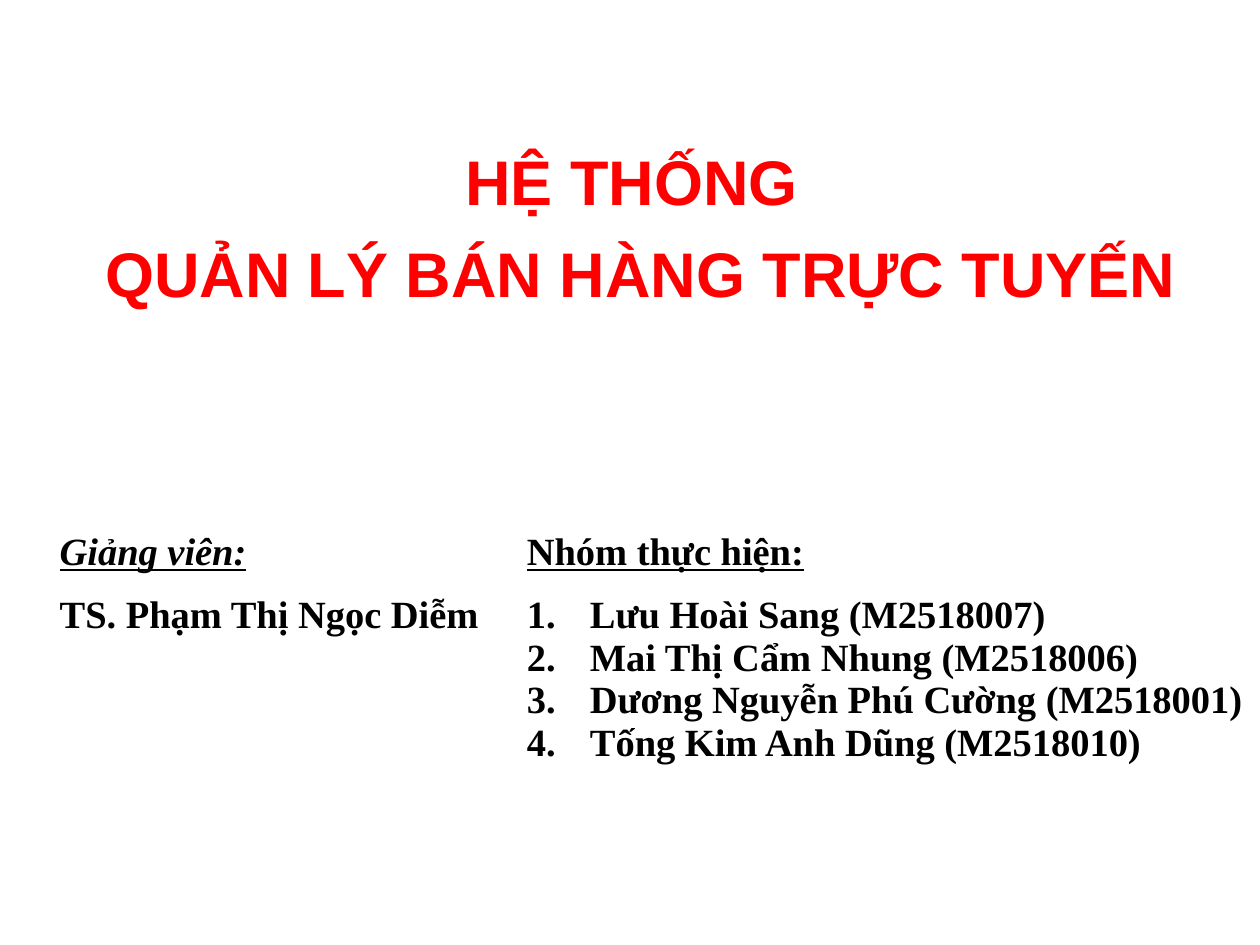
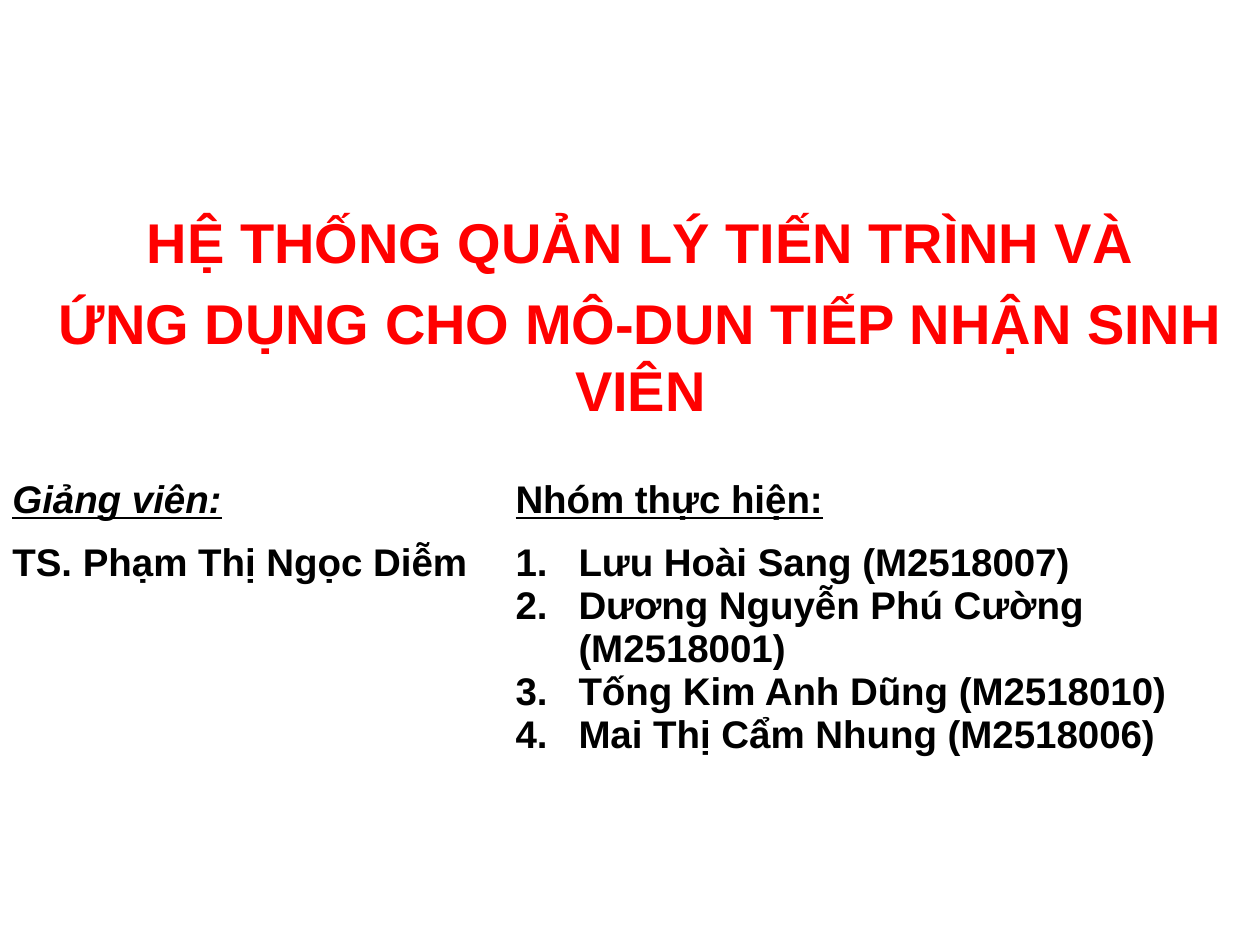
Before and after one commit to kellyfire611/bonita, a slide deck: slide 1 of slide/baocaoFinal.ppt. Drawn at 1260x945 pixels with LibreOffice and Linux fonts; fonts in the diff are those of the drawing; background and template pictures are left out. Boxes give left, top, right and bottom in pixels: in the first picture for what was removed or moved away, otherwise in the second. Text is boxed around its words. In the diff, an @@ line names an element or a change of style, - is before the commit and + after.

```diff
--- a/slide/baocaoFinal.ppt
+++ b/slide/baocaoFinal.ppt
@@ text at (x1=59, y1=218, x2=1221, y2=411): text changed; size 36 to 32 pt @@
-HỆ THỐNG
-QUẢN LÝ BÁN HÀNG TRỰC TUYẾN
+HỆ THỐNG QUẢN LÝ TIẾN TRÌNH VÀ
+ỨNG DỤNG CHO MÔ-DUN TIẾP NHẬN SINH VIÊN
@@ table at (x1=0, y1=472, x2=1249, y2=825) @@
-row 2, column 2: Lưu Hoài Sang (M2518007) / Mai Thị Cẩm Nhung (M2518006) / Dương Nguyễn Phú Cường (M2518001) / Tống Kim Anh Dũng (M2518010)
+row 2, column 2: Lưu Hoài Sang (M2518007) / Dương Nguyễn Phú Cường (M2518001) / Tống Kim Anh Dũng (M2518010) / Mai Thị Cẩm Nhung (M2518006)
@@ font Times New Roman to Arial in "Giảng viên:", "Nhóm thực hiện:", "TS. Phạm Thị Ngọc Diễm" @@
@@ table resized from (x1=48, y1=525, x2=1260, y2=853) to (x1=0, y1=472, x2=1249, y2=825) @@
```
Also in this commit, not shown: 2 other slides changed, 24 slides added, 9 slides removed, 4 other files.
